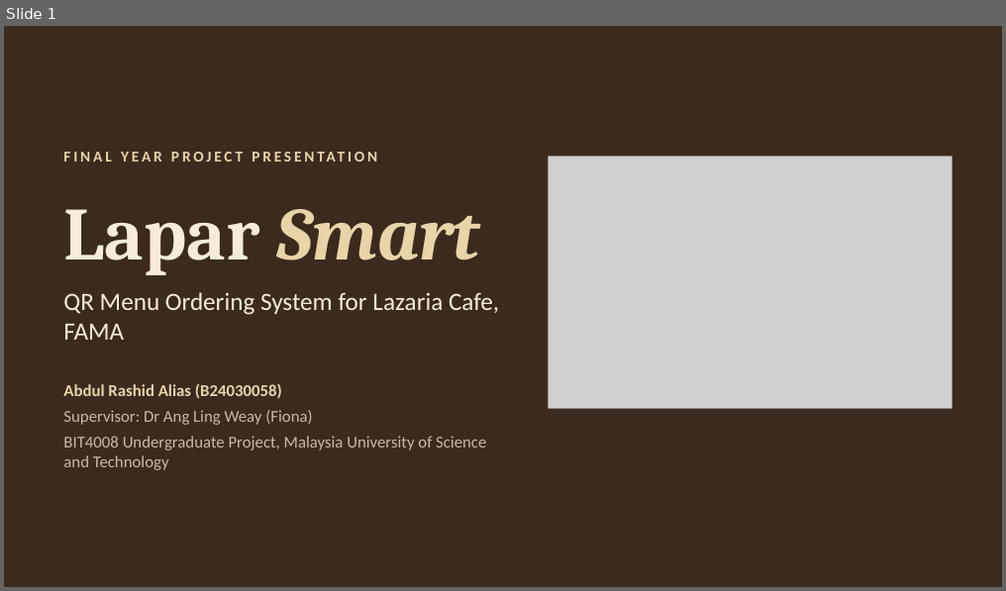
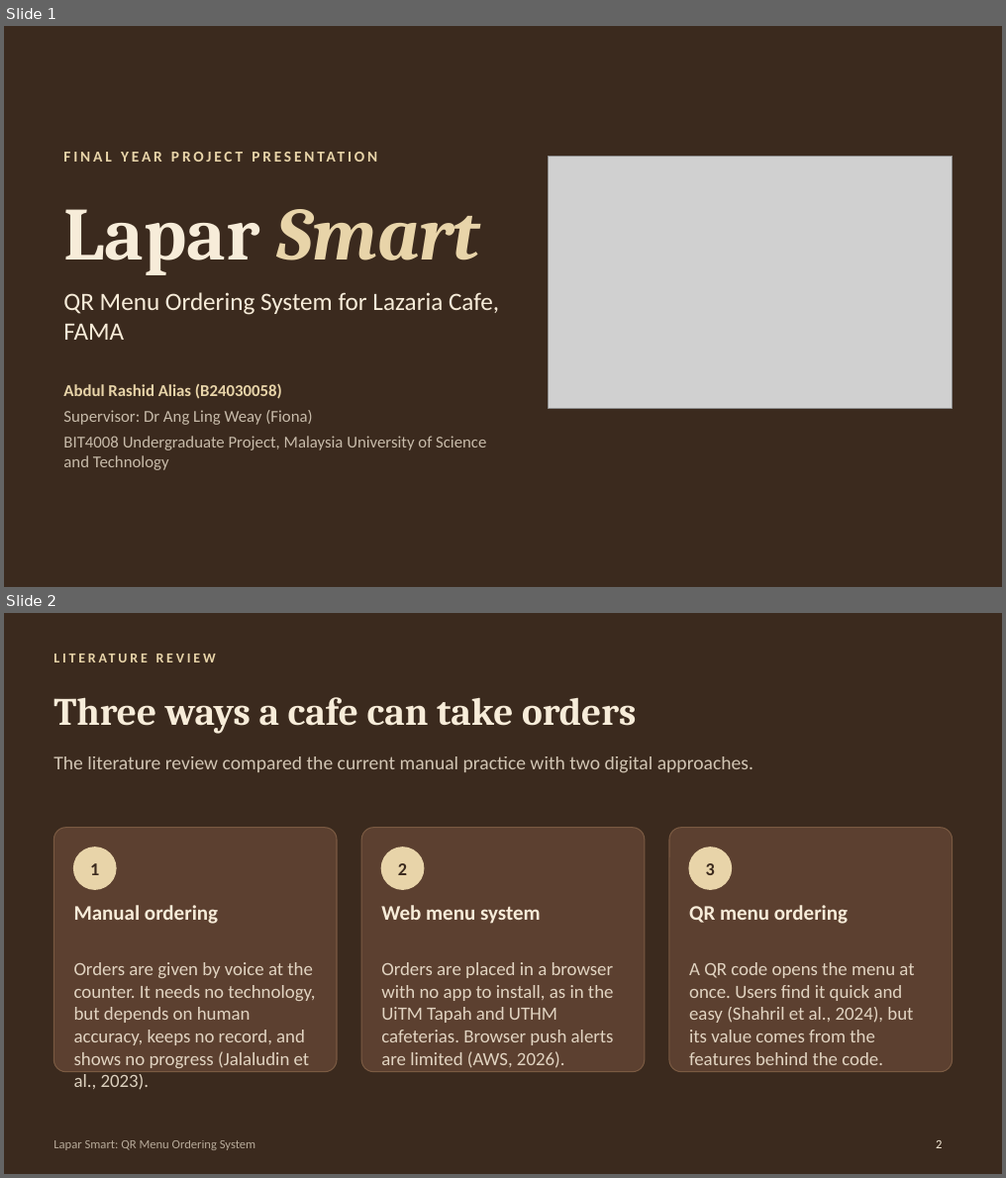
Before and after one commit to ras22hid/lapar-smart, a slide deck: app/static/presentation/LaparSmart_Presentation.pptx. Shown one above the other, each under a label of ours: slide 1 before the commit, slides 1 and 2 after it. The pictures are 1006x591 and 1006x1178 pixels, drawn with LibreOffice and Linux fonts; fonts in the diff are those of the drawing; grey boxes stand for pictures. Boxes give left, top, right and bottom in pixels: in the first picture for what was removed or moved away, otherwise in the second. Text is boxed around its words. In the diff, an @@ line names an element or a change of style, - is before the commit and + after.

```diff
--- a/app/static/presentation/LaparSmart_Presentation.pptx
+++ b/app/static/presentation/LaparSmart_Presentation.pptx
@@ slide 2 added at (4,613,1002,1174), background #3B2A1E @@
@@ text added at (54,645,652,669), 10 pt, text #E8D4A9, bold @@
+LITERATURE REVIEW
@@ title added at (54,697,637,734), 28 pt, text #F7ECD9, bold @@
+Three ways a cafe can take orders
@@ text added at (54,757,753,773), 14 pt, text #F7ECD9 at 80% opacity @@
+The literature review compared the current manual practice with two digital approaches.
@@ rounded rectangle added at (54,828,337,1072), fill #5C4030, outline #7A5A42 0.75 pt @@
@@ ellipse added at (74,848,116,889), fill #E8D4A9, outline #E8D4A9 1 pt @@
@@ rounded rectangle added at (361,828,644,1072), fill #5C4030, outline #7A5A42 0.75 pt @@
@@ ellipse added at (381,848,423,889), fill #E8D4A9, outline #E8D4A9 1 pt @@
@@ rounded rectangle added at (669,828,952,1072), fill #5C4030, outline #7A5A42 0.75 pt @@
@@ ellipse added at (689,848,732,889), fill #E8D4A9, outline #E8D4A9 1 pt @@
@@ text added at (90,863,99,875), 13 pt, text #3B2A1E, bold @@
+1
@@ text added at (398,863,407,875), 13 pt, text #3B2A1E, bold @@
+2
@@ text added at (706,863,715,875), 13 pt, text #3B2A1E, bold @@
+3
@@ text added at (74,905,218,924), 15 pt, text #F7ECD9, bold @@
+Manual ordering
@@ text added at (381,905,541,924), 15 pt, text #F7ECD9, bold @@
+Web menu system
@@ text added at (689,905,847,924), 15 pt, text #F7ECD9, bold @@
+QR menu ordering
@@ text added at (74,962,315,1068), 13.5 pt, text #F7ECD9 at 85% opacity @@
+Orders are given by voice at the counter. It needs no technology, but depends on human accuracy, keeps no record, and shows no progress (Jalaludin et al., 2023).
@@ text added at (381,962,614,1068), 13.5 pt, text #F7ECD9 at 85% opacity @@
+Orders are placed in a browser with no app to install, as in the UiTM Tapah and UTHM cafeterias. Browser push alerts are limited (AWS, 2026).
@@ text added at (689,962,914,1065), 13.5 pt, text #F7ECD9 at 85% opacity @@
+A QR code opens the menu at once. Users find it quick and easy (Shahril et al., 2024), but its value comes from the features behind the code.
@@ text added at (54,1141,255,1151), 9 pt, text #F7ECD9 at 65% opacity @@
+Lapar Smart: QR Menu Ordering System
@@ page number added at (936,1141,942,1149), 9 pt, text #F7ECD9 @@
+2
```
Also in this commit, not shown: 12 slides changed, 7 other slides added, 5 slides removed, 4 other files.
